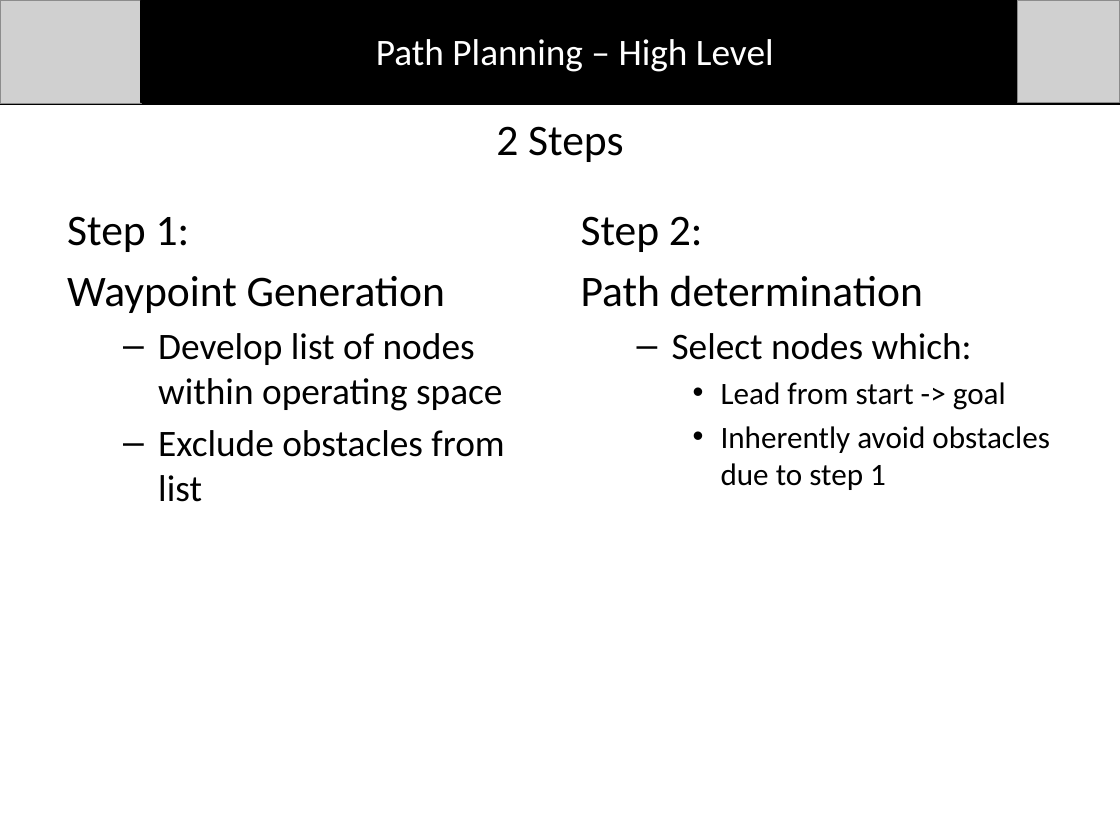
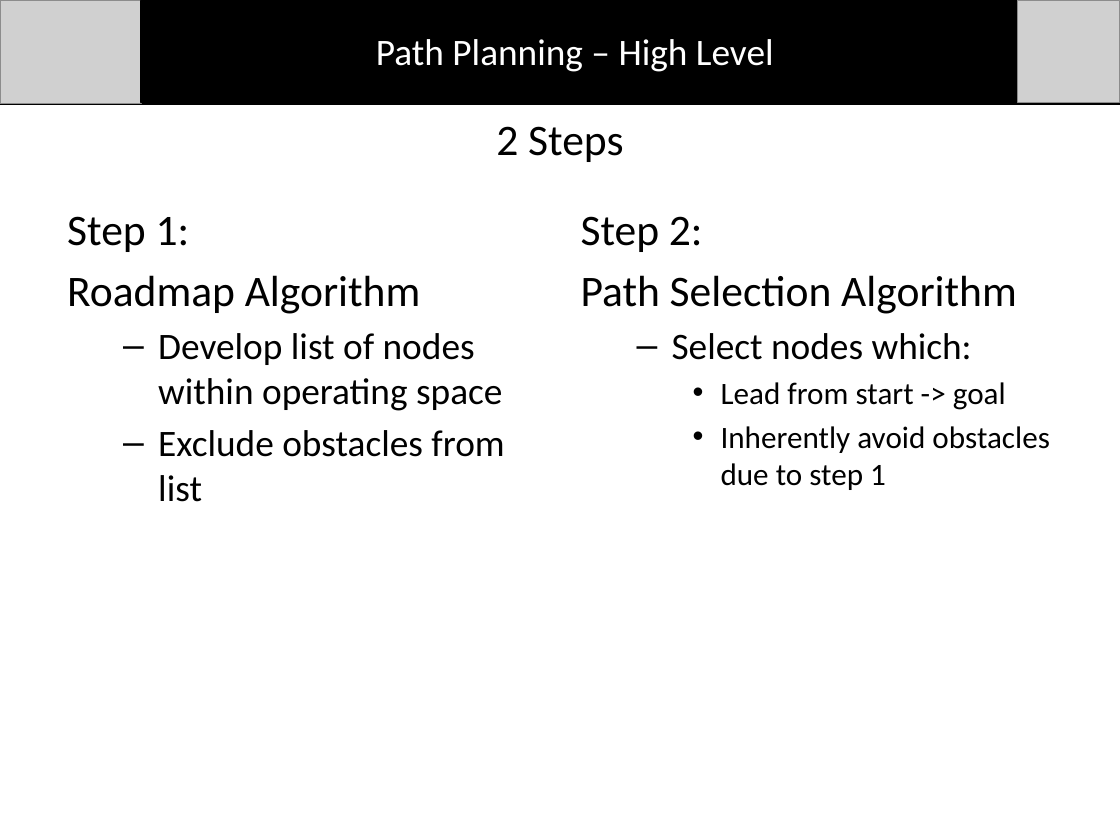
Before and after one commit to dtbinh/FlyNet, a slide deck: slide 2 of Presentations/CDR_Fall_2015/Individual_Slides/Bryce/PathPlanning.pptx. Drawn at 1120x840 pixels with LibreOffice and Linux fonts; fonts in the diff are those of the drawing; grey boxes stand for pictures. Boxes give left, top, right and bottom in pixels: in the first picture for what was removed or moved away, otherwise in the second. Text is boxed around its words. In the diff, an @@ line names an element or a change of style, - is before the commit and + after.

```diff
--- a/Presentations/CDR_Fall_2015/Individual_Slides/Bryce/PathPlanning.pptx
+++ b/Presentations/CDR_Fall_2015/Individual_Slides/Bryce/PathPlanning.pptx
@@ text at [67, 275, 421, 314]: text changed @@
-Waypoint Generation
+Roadmap Algorithm
@@ text at [581, 275, 1017, 314]: text changed @@
-Path determination
+Path Selection Algorithm
```
Also in this commit, not shown: 7 other slides changed.
